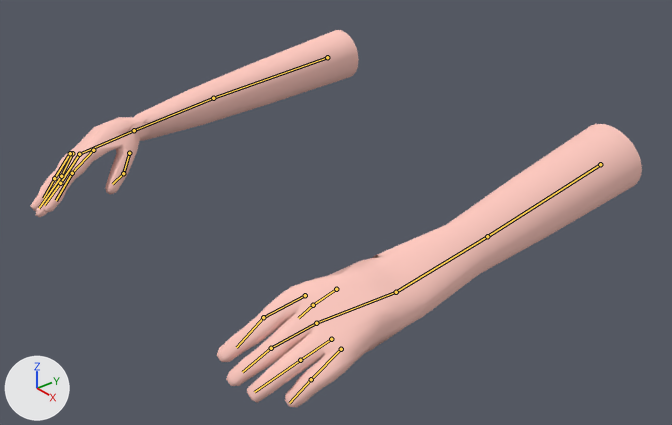
The Blender file worstHandsEver.blend: old version first, new version second.
The view is the same before and after, from a 50 mm camera at (1.011, -1.197, 0.96) aimed at (-0.004, -0.366, 0.27). The axes (+X, +Y, +Z) are drawn at lower left. The lights are the same throughout. The bones that bend it are drawn over the model as lines.

Objects in the first picture: 'Bras'.
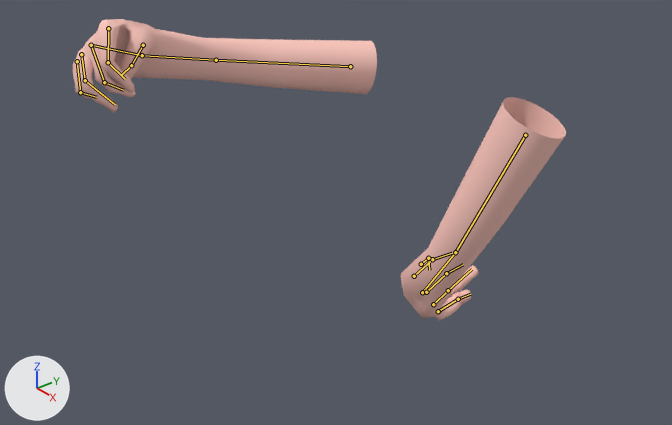
Commit message: worst jog animation ever

The newer file adds an action. The first version stands in its rest pose; the second is drawn at frame 3 of the action 'Jog'.

Location of each change, [x1, y1, x2, y2] in pixels of the pictures (672 x 425 px):
'Bras', posed (19% narrower, 20% shorter)
    before: [30, 30, 642, 407]
    after: [73, 19, 566, 321]
bone 'Shoulder.R', root to tip
    before: (600, 164) to (487, 236)
    after: (525, 135) to (455, 252)
bone 'ForeArm.R', root to tip
    before: (487, 236) to (396, 292)
    after: (455, 252) to (422, 292)
bone 'Hand.R', root to tip
    before: (396, 292) to (316, 323)
    after: (422, 292) to (426, 292)
bone 'Finger.R', root to tip
    before: (316, 323) to (271, 348)
    after: (426, 292) to (446, 273)
bone 'Finger7.R', root to tip
    before: (271, 348) to (242, 372)
    after: (446, 273) to (463, 264)
bone 'Finger3.R', root to tip
    before: (331, 339) to (300, 360)
    after: (433, 304) to (448, 290)
bone 'Finger6.R', root to tip
    before: (300, 360) to (254, 392)
    after: (448, 290) to (472, 269)
bone 'Finger4.R', root to tip
    before: (341, 349) to (311, 379)
    after: (438, 311) to (458, 299)
bone 'Finger5.R', root to tip
    before: (311, 379) to (289, 403)
    after: (458, 299) to (470, 294)
bone 'Finger1.R', root to tip
    before: (305, 295) to (263, 317)
    after: (414, 276) to (432, 259)
bone 'Finger8.R', root to tip
    before: (263, 317) to (236, 347)
    after: (432, 259) to (452, 253)
bone 'Finger2.R', root to tip
    before: (336, 289) to (313, 305)
    after: (421, 264) to (428, 258)
bone 'Finger9.R', root to tip
    before: (313, 305) to (298, 318)
    after: (428, 258) to (429, 270)
bone 'Shoulder.L.001', root to tip
    before: (327, 57) to (213, 98)
    after: (350, 66) to (216, 60)
bone 'ForeArm.L.001', root to tip
    before: (213, 98) to (134, 130)
    after: (216, 60) to (142, 55)
bone 'Finger.L.001', root to tip
    before: (79, 154) to (60, 183)
    after: (91, 45) to (104, 82)
bone 'Finger7.L.001', root to tip
    before: (60, 183) to (44, 205)
    after: (104, 82) to (123, 90)
bone 'Finger3.L.001', root to tip
    before: (72, 153) to (61, 176)
    after: (81, 54) to (85, 80)
bone 'Finger6.L.001', root to tip
    before: (61, 176) to (39, 208)
    after: (85, 80) to (115, 104)
bone 'Finger4.L.001', root to tip
    before: (70, 153) to (54, 178)
    after: (77, 61) to (80, 92)
bone 'Finger5.L.001', root to tip
    before: (54, 178) to (43, 198)
    after: (80, 92) to (96, 97)
bone 'Finger1.L.001', root to tip
    before: (93, 150) to (72, 173)
    after: (108, 28) to (108, 62)
bone 'Finger8.L.001', root to tip
    before: (72, 173) to (56, 200)
    after: (108, 62) to (125, 79)
bone 'Finger2.L.001', root to tip
    before: (129, 153) to (123, 173)
    after: (143, 45) to (131, 65)

The change in detail:
Bone 'Shoulder.R' (bone_shoulder_r) moves from (0.0, 0.0, 0.0) to (-0.138, -0.007, -0.017).
Bone 'Shoulder.R' (bone_shoulder_r) turns from (0, 0, 0) to (64, -19, 26) degrees about its own x, y and z.
Bone 'ForeArm.R' (bone_forearm_r) turns from (0, 0, 0) to (-12, -2, -15) degrees about its own x, y and z.
Bone 'Hand.R' (bone_hand_r) turns from (0, 0, 0) to (-34, -1, -10) degrees about its own x, y and z.
Bone 'Finger.R' (bone_finger_r) turns from (0, 0, 0) to (-24, -9, -14) degrees about its own x, y and z.
Bone 'Finger7.R' (bone_finger7_r) turns from (0, 0, 0) to (-54, -7, -15) degrees about its own x, y and z.
Bone 'Finger3.R' (bone_finger3_r) turns from (0, 0, 0) to (-20, -9, -16) degrees about its own x, y and z.
Bone 'Finger6.R' (bone_finger6_r) turns from (0, 0, 0) to (-43, -12, -13) degrees about its own x, y and z.
Bone 'Finger4.R' (bone_finger4_r) turns from (0, 0, 0) to (-23, -5, -21) degrees about its own x, y and z.
Bone 'Finger5.R' (bone_finger5_r) turns from (0, 0, 0) to (-62, -3, -15) degrees about its own x, y and z.
Bone 'Finger1.R' (bone_finger1_r) turns from (0, 0, 0) to (-29, -14, -20) degrees about its own x, y and z.
Bone 'Finger8.R' (bone_finger8_r) turns from (0, 0, 0) to (-46, -2, 0) degrees about its own x, y and z.
Bone 'Finger2.R' (bone_finger2_r) turns from (0, 0, 0) to (14, -28, 5) degrees about its own x, y and z.
Bone 'Finger9.R' (bone_finger9_r) turns from (0, 0, 0) to (26, -10, 89) degrees about its own x, y and z.
Bone 'Shoulder.L.001' (bone_shoulder_l_001) moves from (0.0, 0.0, 0.0) to (0.067, -0.003, 0.008).
Bone 'Shoulder.L.001' (bone_shoulder_l_001) turns from (0, 0, 0) to (-17, 23, 13) degrees about its own x, y and z.
Bone 'ForeArm.L.001' (bone_forearm_l_001) turns from (0, 0, 0) to (0, 14, 29) degrees about its own x, y and z.
Bone 'Finger.L.001' (bone_finger_l_001) turns from (0, 0, 0) to (-70, -5, -41) degrees about its own x, y and z.
Bone 'Finger7.L.001' (bone_finger7_l_001) turns from (0, 0, 0) to (-53, -8, -27) degrees about its own x, y and z.
Bone 'Finger3.L.001' (bone_finger3_l_001) turns from (0, 0, 0) to (-44, -4, -27) degrees about its own x, y and z.
Bone 'Finger6.L.001' (bone_finger6_l_001) turns from (0, 0, 0) to (-70, 1, -20) degrees about its own x, y and z.
Bone 'Finger4.L.001' (bone_finger4_l_001) turns from (0, 0, 0) to (-48, -17, -29) degrees about its own x, y and z.
Bone 'Finger5.L.001' (bone_finger5_l_001) turns from (0, 0, 0) to (-71, -13, -22) degrees about its own x, y and z.
Bone 'Finger1.L.001' (bone_finger1_l_001) turns from (0, 0, 0) to (-57, -10, -24) degrees about its own x, y and z.
Bone 'Finger8.L.001' (bone_finger8_l_001) turns from (0, 0, 0) to (-48, -13, -24) degrees about its own x, y and z.
Bone 'Finger2.L.001' (bone_finger2_l_001) turns from (0, 0, 0) to (-3, 36, -69) degrees about its own x, y and z.
